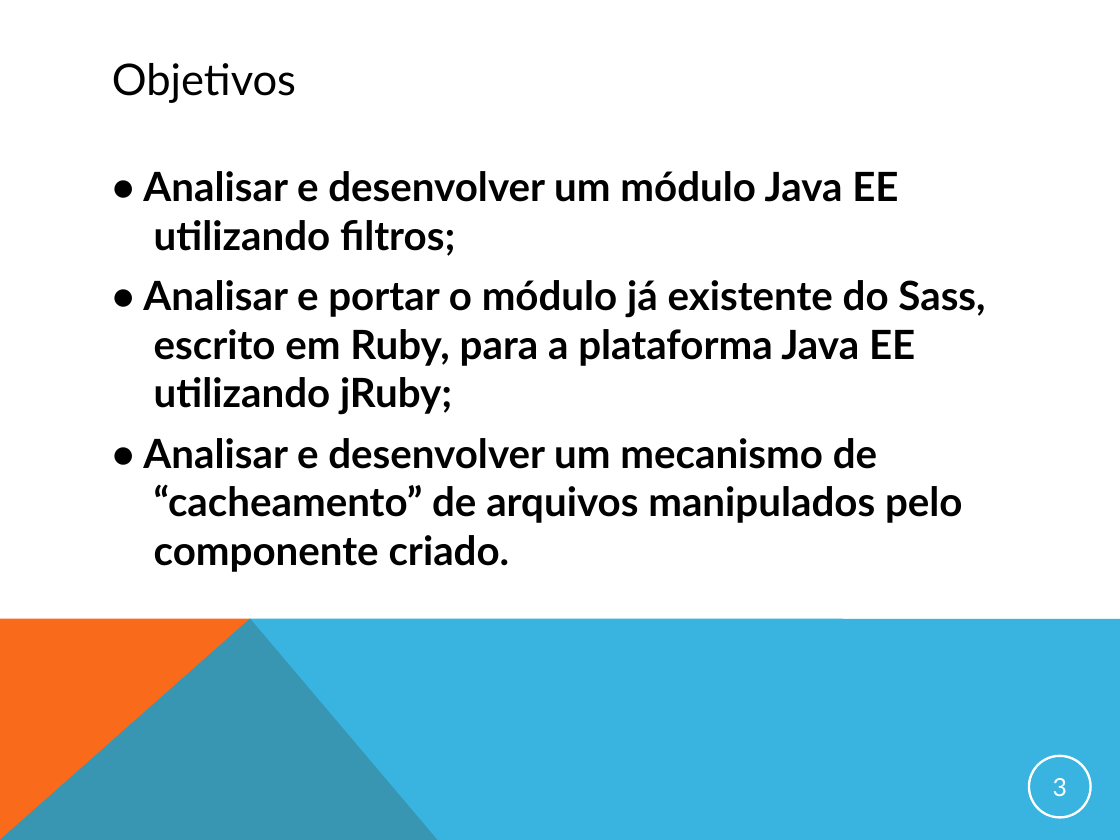
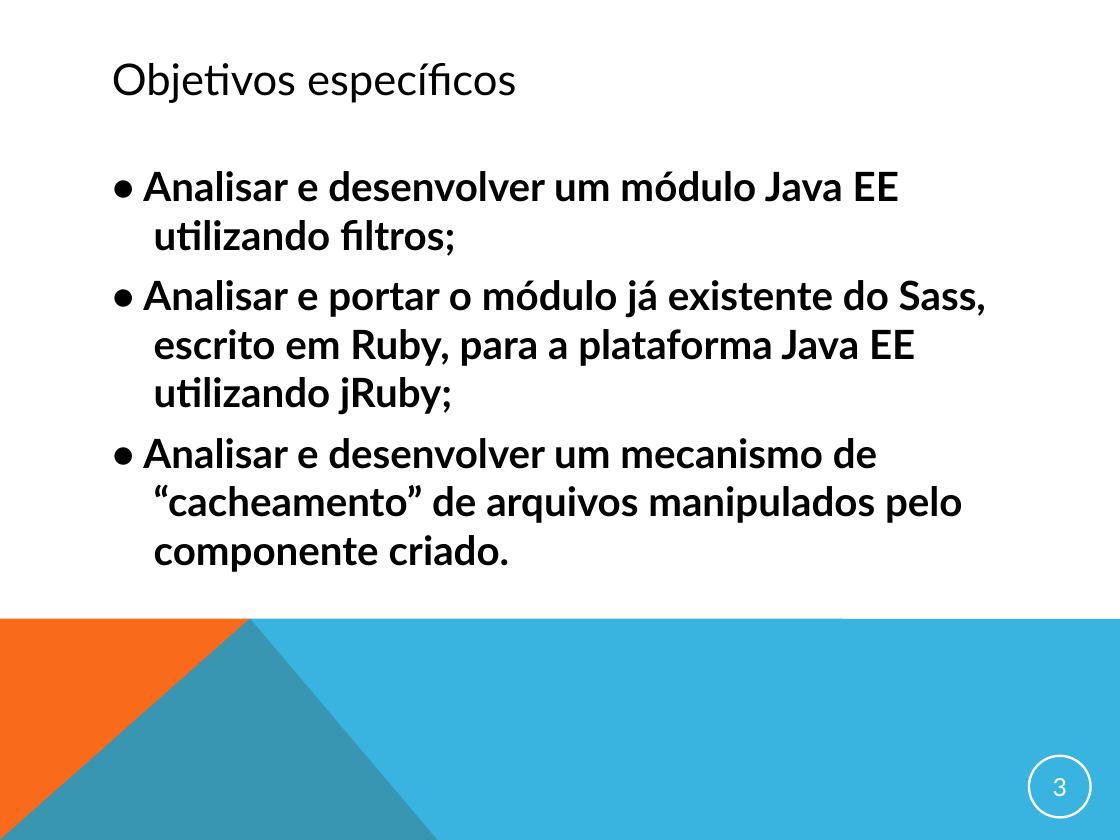
Before and after one commit to gcmorgado/sass4j, a slide deck: slide 3 of DOCUMENTACAO/apresentacao_final.ppt. Drawn at 1120x840 pixels with LibreOffice and Linux fonts; fonts in the diff are those of the drawing. Boxes give left, top, right and bottom in pixels: in the first picture for what was removed or moved away, otherwise in the second. Text is boxed around its words. In the diff, an @@ line names an element or a change of style, - is before the commit and + after.

```diff
--- a/DOCUMENTACAO/apresentacao_final.ppt
+++ b/DOCUMENTACAO/apresentacao_final.ppt
@@ title at <box>112,63,516,103</box>: text changed @@
-Objetivos
+Objetivos específicos
```
Also in this commit, not shown: 1 slide added, 1 other file.
